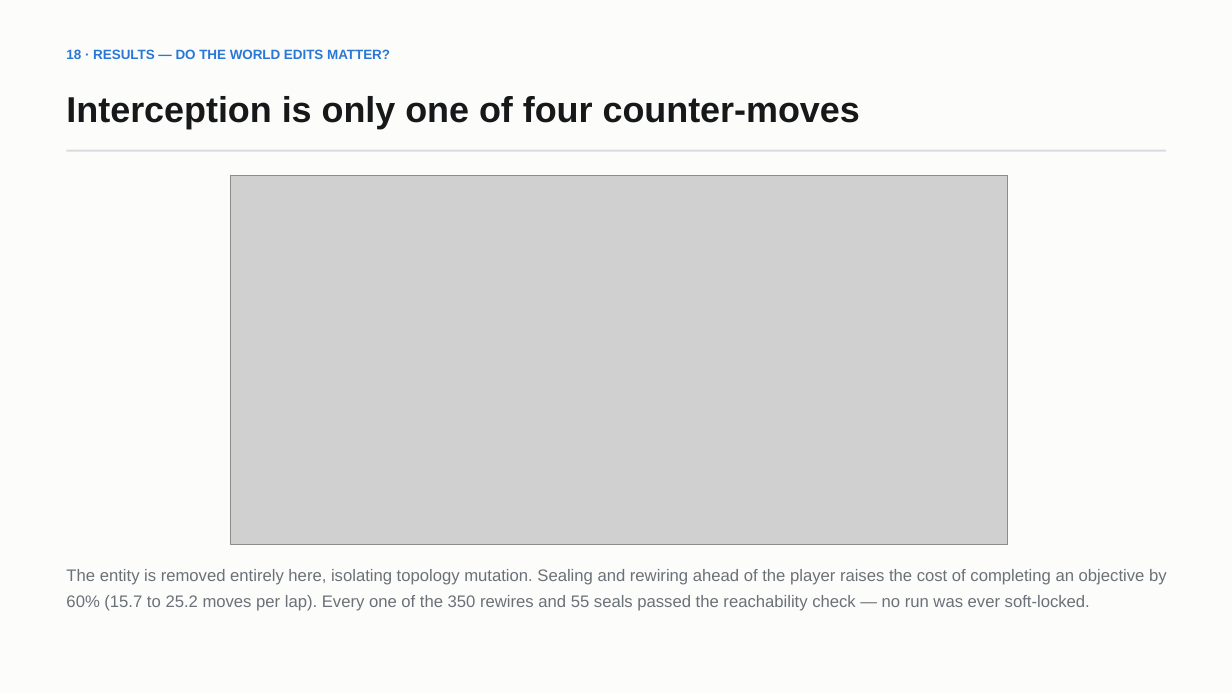
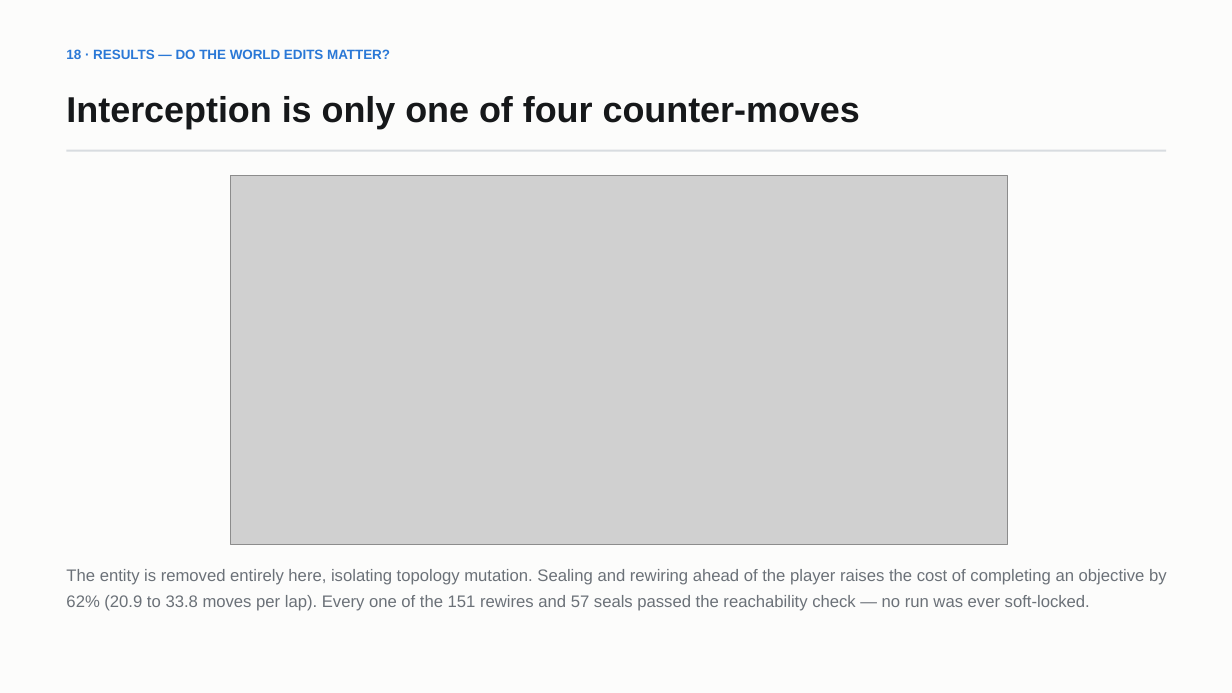
Before and after one commit to Sh1v4mKum4r/parity, a slide deck: slide 20 of docs/PARITY-review-deck.pptx. Drawn at 1232x693 pixels with LibreOffice and Linux fonts; fonts in the diff are those of the drawing; grey boxes stand for pictures. Boxes give left, top, right and bottom in pixels: in the first picture for what was removed or moved away, otherwise in the second. Text is boxed around its words. In the diff, an @@ line names an element or a change of style, - is before the commit and + after.

Commit message:
Correct the action space: staying is a legal choice at every window
The game runs on a facility-wide door clock -- lockdown, window, lockdown -- and at
each window the player may take a door OR decline to move. Every predictor, bot and
experiment assumed the candidate set was N(v); it is N(v) union {v}. Every previously
reported number was measured against a player forbidden from defending.

- Candidate sets corrected throughout; dwell is task-driven (players linger where
  there is something to record), not a uniform coin-flip
- EvasiveBot: a player built to beat the AI by declining 35% of windows
- E1 accuracy falls from 89.6% to 61.1% on the habitual player -- the old figure was
  inflated. Control stays clean at 27/26/27
- E8 (new, negative): evasion costs the model 4.7 points of accuracy but reduces
  capture risk by only 1.7%, because observation is perfect. Motivates door
  motion-sensors and partial observation as the next milestone
- Five-step lookahead now underperforms one-step: rollout error compounds at 61%
  single-step accuracy
- Test suite now asserts staying is actually exercised, and measures the confidence
  gate over the Director's real decision set
- Demo gains Hold position; report and deck record tiles, sensors, register and
  dangerous tasks as designed-not-built

```diff
--- a/docs/PARITY-review-deck.pptx
+++ b/docs/PARITY-review-deck.pptx
@@ text at box(66, 569, 1167, 611): text changed @@
-The entity is removed entirely here, isolating topology mutation. Sealing and rewiring ahead of the player raises the cost of completing an objective by 60% (15.7 to 25.2 moves per lap). Every one of the 350 rewires and 55 seals passed the reachability check — no run was ever soft-locked.
+The entity is removed entirely here, isolating topology mutation. Sealing and rewiring ahead of the player raises the cost of completing an objective by 62% (20.9 to 33.8 moves per lap). Every one of the 151 rewires and 57 seals passed the reachability check — no run was ever soft-locked.
```
Also in this commit, not shown: 10 other slides changed, 1 slide added, 16 other files.
